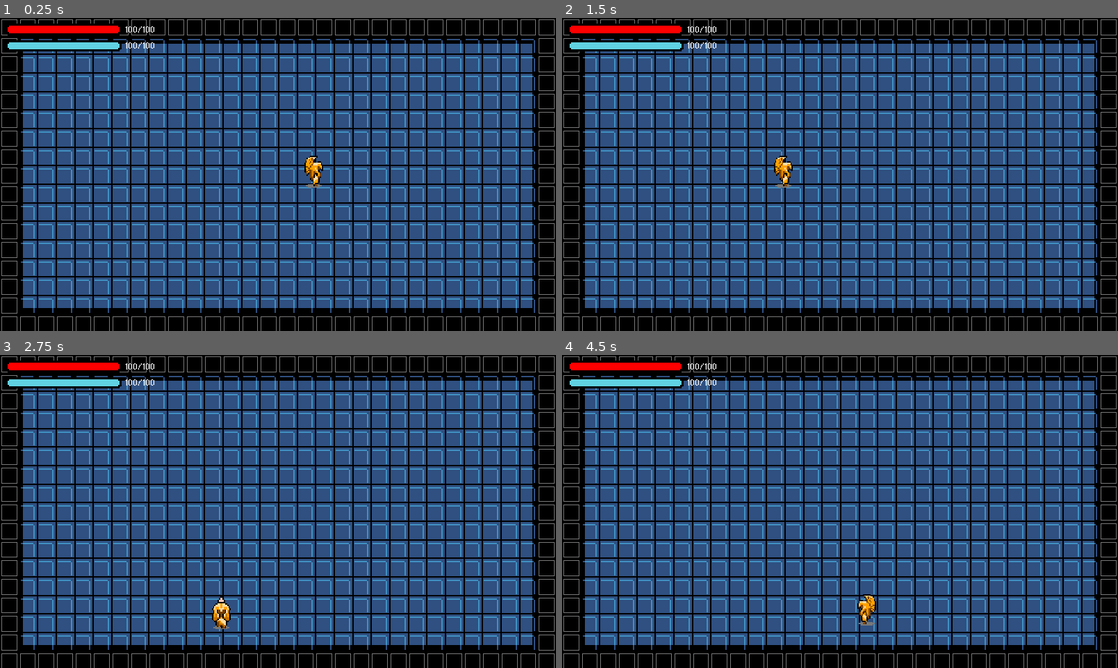
Above: before the commit, frames 1-4 (two rows, left to right).
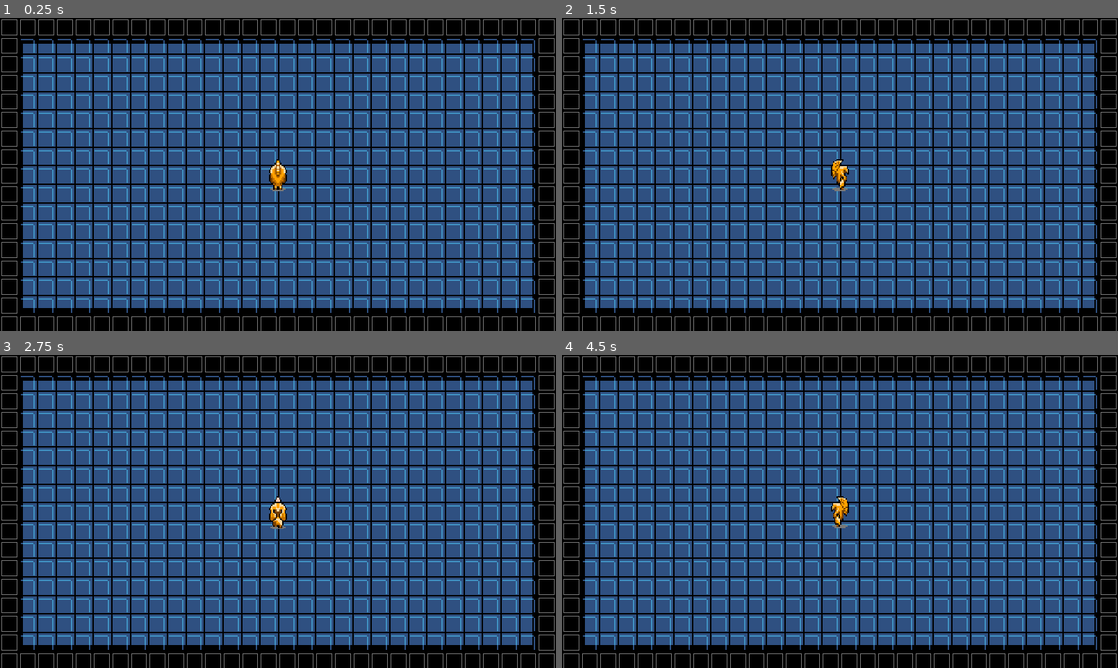
Above: after the commit, the same moments.

Repository: jonathanlin0/Theseus
Game: Godot game, scene res://Levels/Online_Multiplayer.tscn
Same seed, same stepped clock (60 frames per second), same inputs: the game is played once before the commit and once after it. Sound files missing from this copy of the repository are replaced by a short silence.
Inputs (mouse positions are in pixels of both pictures, inside the frame that each line leads up to):
- Up to frame 1 (0.25 s): no input
- Up to frame 2 (1.5 s): tap Enter at 0.5 s; move the mouse to (962, 158) at 0.52 s; hold Up (ui_up) 0.53-1.28 s; hold A (ui_a) 0.53-1.28 s; click (962, 158) at 0.67 s; tap Keypad Enter (ui_accept) at 0.77 s; tap D (ui_d) at 0.8, 1.35 s; move the mouse to (728, 190) at 1.27 s
- Up to frame 3 (2.75 s): tap Keypad Enter (ui_accept) at 1.52, 2 s; tap S (ui_s) at 1.55 s; move the mouse to (333, 442) at 2.02 s; hold Up (ui_up) from 2.03 s (still down); hold S (ui_s) from 2.03 s (still down); tap W (ui_w) at 2.3 s
- Up to frame 4 (4.5 s): move the mouse to (812, 574) at 2.77 s; release S (ui_s) at 2.78 s; tap W (ui_w) at 2.85 s; click (812, 574) at 2.92 s; tap Keypad Enter (ui_accept) at 3.02, 3.5, 3.77 s; tap A (ui_a) at 3.05, 4.35 s; move the mouse to (1006, 558) at 3.52 s; release Up (ui_up) at 3.53 s; hold D (ui_d) 3.53-4.28 s; click (1006, 558) at 3.6 s; move the mouse to (673, 464) at 4.27 s

The runs differ from the first frame. In frame 1, 1.7% of the frame differs, in the area x 1-59%, y 1-56%; in frame 2, 1.7%; in frame 3, 1.7%, in the area x 1-52%, y 1-88%; in frame 4, 1.7%.

Commit message:
Creating Online Player Object

Diff:
--- /dev/null
+++ b/Theseus/Characters/Online_Player.tscn
@@ -0,0 +1,147 @@
+[gd_scene load_steps=31 format=2]
+
+[ext_resource path="res://Characters/Sprites/theseus_idle_front_shadow.png" type="Texture" id=1]
+[ext_resource path="res://Characters/Sprites/theseus_walk_right_shadow.png" type="Texture" id=2]
+[ext_resource path="res://Characters/Sprites/theseus_walk_left_shadow.png" type="Texture" id=3]
+[ext_resource path="res://Characters/Sprites/theseus_idle_left_shadow.png" type="Texture" id=4]
+[ext_resource path="res://Characters/Sprites/theseus_idle_back_shadow.png" type="Texture" id=5]
+[ext_resource path="res://Characters/Sprites/theseus_walk_up_shadow.png" type="Texture" id=6]
+[ext_resource path="res://Characters/Sprites/theseus_idle_right_shadow.png" type="Texture" id=7]
+[ext_resource path="res://Characters/Sprites/theseus_walk_down_shadow.png" type="Texture" id=8]
+
+[sub_resource type="CapsuleShape2D" id=1]
+radius = 8.0
+height = 6.0
+
+[sub_resource type="AtlasTexture" id=7]
+atlas = ExtResource( 5 )
+region = Rect2( 0, 0, 16, 32 )
+
+[sub_resource type="AtlasTexture" id=8]
+atlas = ExtResource( 7 )
+region = Rect2( 0, 0, 16, 32 )
+
+[sub_resource type="AtlasTexture" id=9]
+atlas = ExtResource( 1 )
+region = Rect2( 0, 0, 16, 32 )
+
+[sub_resource type="AtlasTexture" id=10]
+atlas = ExtResource( 4 )
+region = Rect2( 0, 0, 16, 32 )
+
+[sub_resource type="AtlasTexture" id=11]
+atlas = ExtResource( 2 )
+region = Rect2( 0, 0, 16, 32 )
+
+[sub_resource type="AtlasTexture" id=12]
+atlas = ExtResource( 2 )
+region = Rect2( 16, 0, 16, 32 )
+
+[sub_resource type="AtlasTexture" id=13]
+atlas = ExtResource( 2 )
+region = Rect2( 32, 0, 16, 32 )
+
+[sub_resource type="AtlasTexture" id=14]
+atlas = ExtResource( 2 )
+region = Rect2( 48, 0, 16, 32 )
+
+[sub_resource type="AtlasTexture" id=15]
+atlas = ExtResource( 3 )
+region = Rect2( 0, 0, 16, 32 )
+
+[sub_resource type="AtlasTexture" id=16]
+atlas = ExtResource( 3 )
+region = Rect2( 16, 0, 16, 32 )
+
+[sub_resource type="AtlasTexture" id=17]
+atlas = ExtResource( 3 )
+region = Rect2( 32, 0, 16, 32 )
+
+[sub_resource type="AtlasTexture" id=18]
+atlas = ExtResource( 3 )
+region = Rect2( 48, 0, 16, 32 )
+
+[sub_resource type="AtlasTexture" id=19]
+atlas = ExtResource( 6 )
+region = Rect2( 0, 0, 16, 32 )
+
+[sub_resource type="AtlasTexture" id=20]
+atlas = ExtResource( 6 )
+region = Rect2( 16, 0, 16, 32 )
+
+[sub_resource type="AtlasTexture" id=21]
+atlas = ExtResource( 6 )
+region = Rect2( 32, 0, 16, 32 )
+
+[sub_resource type="AtlasTexture" id=22]
+atlas = ExtResource( 6 )
+region = Rect2( 48, 0, 16, 32 )
+
+[sub_resource type="AtlasTexture" id=23]
+atlas = ExtResource( 8 )
+region = Rect2( 0, 0, 16, 32 )
+
+[sub_resource type="AtlasTexture" id=24]
+atlas = ExtResource( 8 )
+region = Rect2( 16, 0, 16, 32 )
+
+[sub_resource type="AtlasTexture" id=25]
+atlas = ExtResource( 8 )
+region = Rect2( 32, 0, 16, 32 )
+
+[sub_resource type="AtlasTexture" id=26]
+atlas = ExtResource( 8 )
+region = Rect2( 48, 0, 16, 32 )
+
+[sub_resource type="SpriteFrames" id=6]
+animations = [ {
+"frames": [ SubResource( 7 ) ],
+"loop": true,
+"name": "idle_up",
+"speed": 5.0
+}, {
+"frames": [ SubResource( 8 ) ],
+"loop": true,
+"name": "idle_right",
+"speed": 5.0
+}, {
+"frames": [ SubResource( 9 ) ],
+"loop": true,
+"name": "idle_down",
+"speed": 5.0
+}, {
+"frames": [ SubResource( 10 ) ],
+"loop": true,
+"name": "idle_left",
+"speed": 5.0
+}, {
+"frames": [ SubResource( 11 ), SubResource( 12 ), SubResource( 13 ), SubResource( 14 ) ],
+"loop": true,
+"name": "walk_right",
+"speed": 10.0
+}, {
+"frames": [ SubResource( 15 ), SubResource( 16 ), SubResource( 17 ), SubResource( 18 ) ],
+"loop": true,
+"name": "walk_left",
+"speed": 10.0
+}, {
+"frames": [ SubResource( 19 ), SubResource( 20 ), SubResource( 21 ), SubResource( 22 ) ],
+"loop": true,
+"name": "walk_up",
+"speed": 10.0
+}, {
+"frames": [ SubResource( 23 ), SubResource( 24 ), SubResource( 25 ), SubResource( 26 ) ],
+"loop": true,
+"name": "walk_down",
+"speed": 10.0
+} ]
+
+[node name="Online_Player" type="KinematicBody2D"]
+
+[node name="CollisionShape2D" type="CollisionShape2D" parent="."]
+position = Vector2( 0, 3 )
+shape = SubResource( 1 )
+
+[node name="AnimatedSprite" type="AnimatedSprite" parent="."]
+frames = SubResource( 6 )
+animation = "idle_right"
--- /dev/null
+++ b/Theseus/Levels/Online_Multiplayer.gd
@@ -0,0 +1,38 @@
+extends Node2D
+
+const ONLINE_PLAYER = preload("res://Characters/Online_Player.tscn")
+
+# the direction the player is facing
+var direction = "up"
+
+# the object of the current player that the client is controlling
+var current_player = null
+
+
+func _ready():
+	current_player = ONLINE_PLAYER.instance()
+	add_child(current_player)
+	current_player.position = $Player_Spawn_Location.global_position
+
+func _physics_process(delta):
+	if Input.is_action_pressed("ui_w") == true:
+		current_player.get_node("AnimatedSprite").play("walk_up")
+		direction = "up"
+	elif Input.is_action_pressed("ui_s") == true:
+		current_player.get_node("AnimatedSprite").play("walk_down")
+		direction = "down"
+	elif Input.is_action_pressed("ui_a") == true:
+		current_player.get_node("AnimatedSprite").play("walk_left")
+		direction = "left"
+	elif Input.is_action_pressed("ui_d") == true:
+		current_player.get_node("AnimatedSprite").play("walk_right")
+		direction = "right"
+	else:
+		if direction == "up":
+			current_player.get_node("AnimatedSprite").play("idle_up")
+		elif direction == "down":
+			current_player.get_node("AnimatedSprite").play("idle_down")
+		elif direction == "left":
+			current_player.get_node("AnimatedSprite").play("idle_left")
+		elif direction == "right":
+			current_player.get_node("AnimatedSprite").play("idle_right")
--- a/Theseus/Levels/Online_Multiplayer.tscn
+++ b/Theseus/Levels/Online_Multiplayer.tscn
@@ -2,9 +2,10 @@
 
 [ext_resource path="res://Misc/Pause.tscn" type="PackedScene" id=1]
 [ext_resource path="res://Tile_Sets/tileset_blue.tres" type="TileSet" id=2]
-[ext_resource path="res://Characters/Player.tscn" type="PackedScene" id=3]
+[ext_resource path="res://Levels/Online_Multiplayer.gd" type="Script" id=4]
 
 [node name="Online_Multiplayer" type="Node2D"]
+script = ExtResource( 4 )
 
 [node name="PauseMenu" parent="." instance=ExtResource( 1 )]
 
@@ -14,5 +15,5 @@
 format = 1
 tile_data = PoolIntArray( -1048557, 7, 0, -983038, 7, 0, -983037, 7, 0, -983036, 7, 0, -983035, 7, 0, -983034, 7, 0, -9 …(38889 unchanged characters)…
 
-[node name="Player" parent="." instance=ExtResource( 3 )]
-position = Vector2( 271, 132 )
+[node name="Player_Spawn_Location" type="Position2D" parent="."]
+position = Vector2( 240, 135 )
